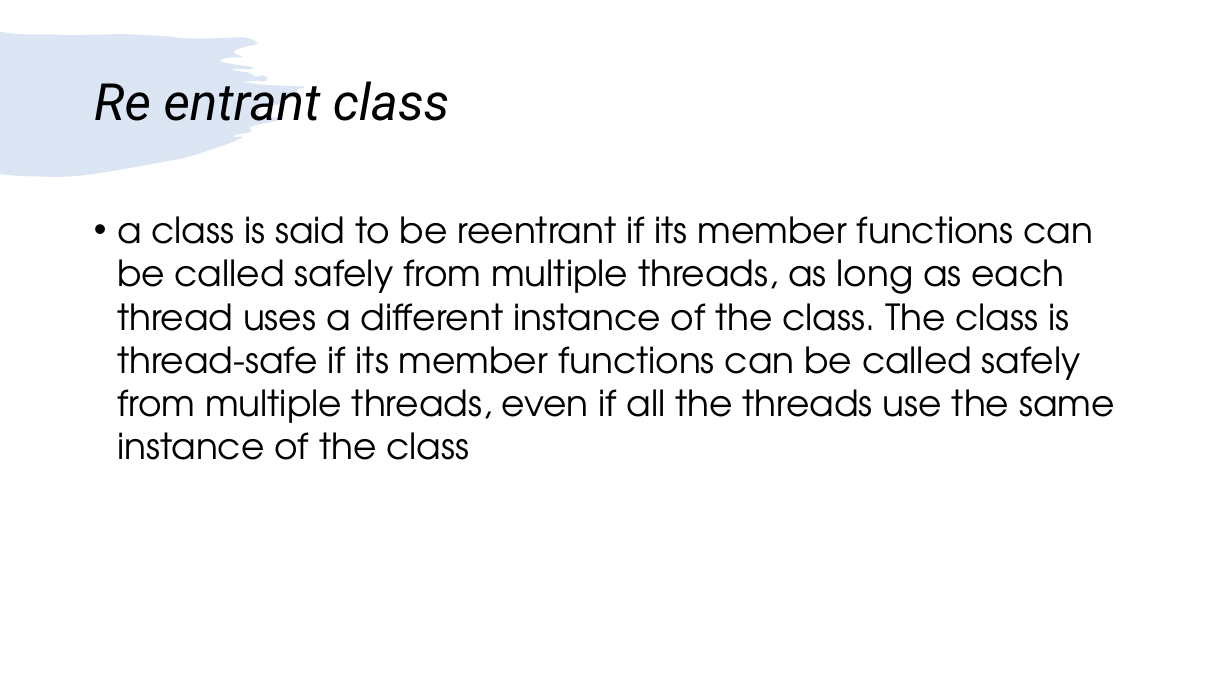
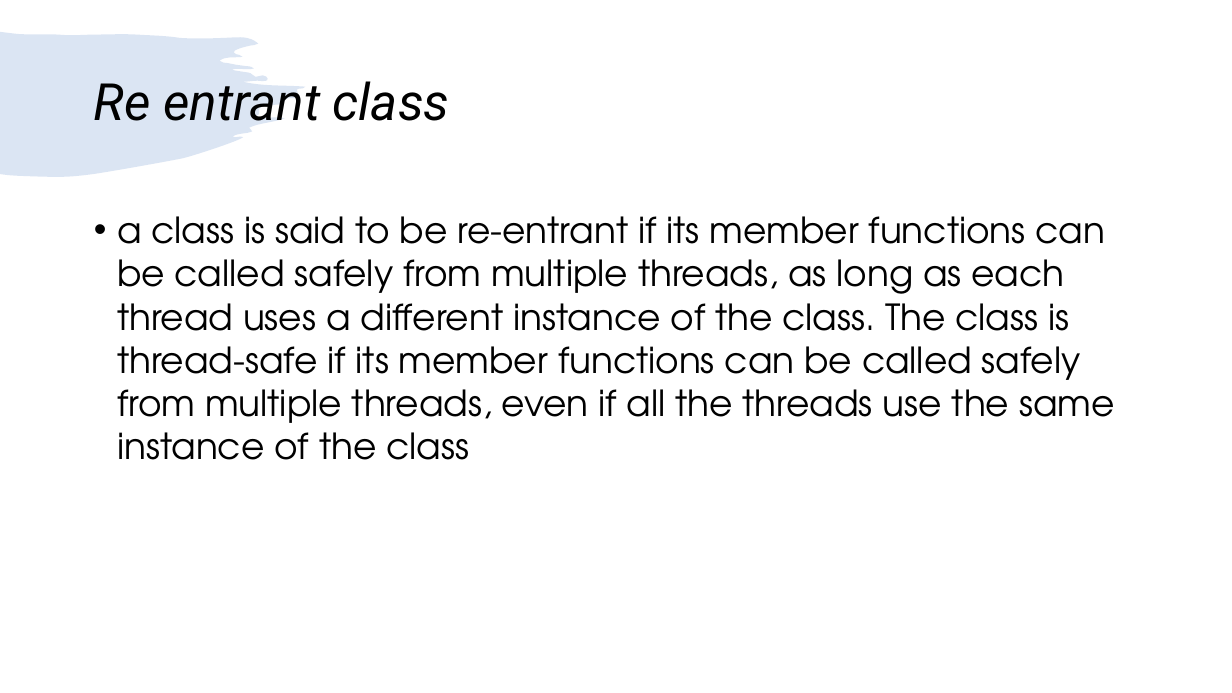
Before and after one commit to girishlande/CPlusPlus, a slide deck: slide 4 of learnings.pptx. Drawn at 1232x693 pixels with LibreOffice and Linux fonts; fonts in the diff are those of the drawing. Boxes give left, top, right and bottom in pixels: in the first picture for what was removed or moved away, otherwise in the second. Text is boxed around its words. In the diff, an @@ line names an element or a change of style, - is before the commit and + after.

```diff
--- a/learnings.pptx
+++ b/learnings.pptx
@@ text at box(117, 216, 1114, 460): text changed @@
-• a class is said to be reentrant if its member functions can be called safely from multiple threads, as long as each thread uses a different instance of the class. The class is thread-safe if its member functions can be called safely from multiple threads, even if all the threads use the same instance of the class
+• a class is said to be re-entrant if its member functions can be called safely from multiple threads, as long as each thread uses a different instance of the class. The class is thread-safe if its member functions can be called safely from multiple threads, even if all the threads use the same instance of the class
```
Also in this commit, not shown: 1 other file.
